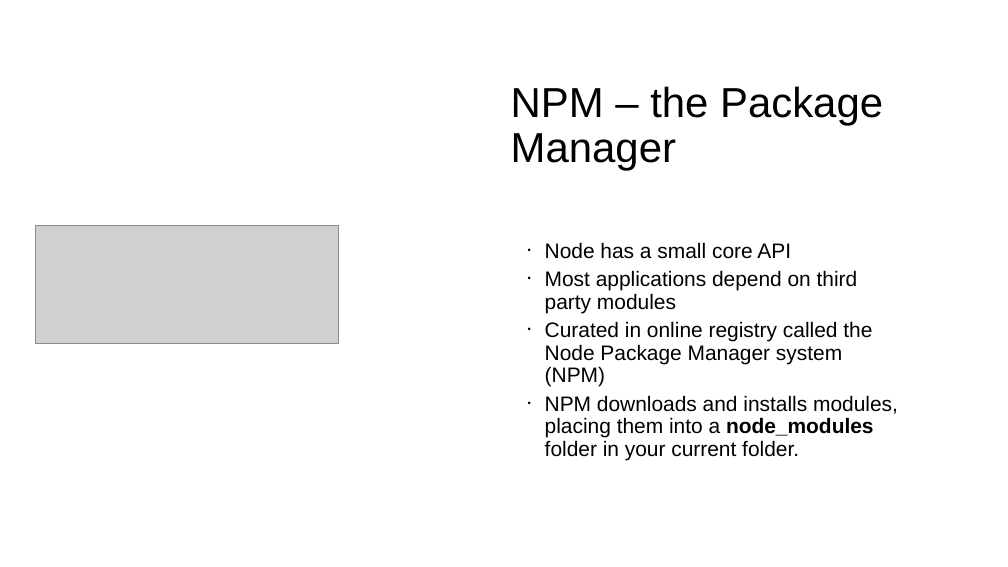
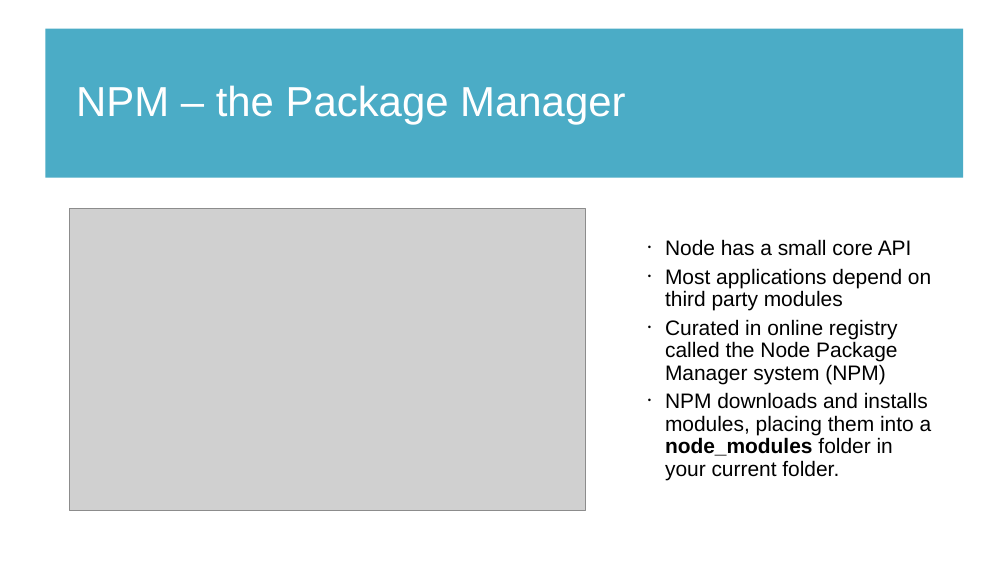
Before and after one commit to diarmuidoconnor/ict-2021, a slide deck: slide 4 of topic09/talk-1/node-2020.pptx. Drawn at 1008x567 pixels with LibreOffice and Linux fonts; fonts in the diff are those of the drawing; grey boxes stand for pictures. Boxes give left, top, right and bottom in pixels: in the first picture for what was removed or moved away, otherwise in the second. Text is boxed around its words. In the diff, an @@ line names an element or a change of style, - is before the commit and + after.

```diff
--- a/topic09/talk-1/node-2020.pptx
+++ b/topic09/talk-1/node-2020.pptx
@@ rectangle added at (x1=45, y1=29, x2=963, y2=178), fill #4BACC6 @@
@@ text "NPM – the Package Manager" moved from (x1=511, y1=86, x2=883, y2=171) to (x1=76, y1=85, x2=625, y2=125) @@
@@ text "NPM – the Package Manager" at (x1=76, y1=85, x2=625, y2=125): text colour #000000 to #FFFFFF @@
@@ picture resized from (x1=36, y1=226, x2=338, y2=344) to (x1=69, y1=208, x2=585, y2=510) @@
@@ text "Node has a small core ..." rewrapped from (x1=545, y1=242, x2=898, y2=461) to (x1=665, y1=239, x2=932, y2=481) @@
```
Also in this commit, not shown: 6 other slides changed, 9 other files.
